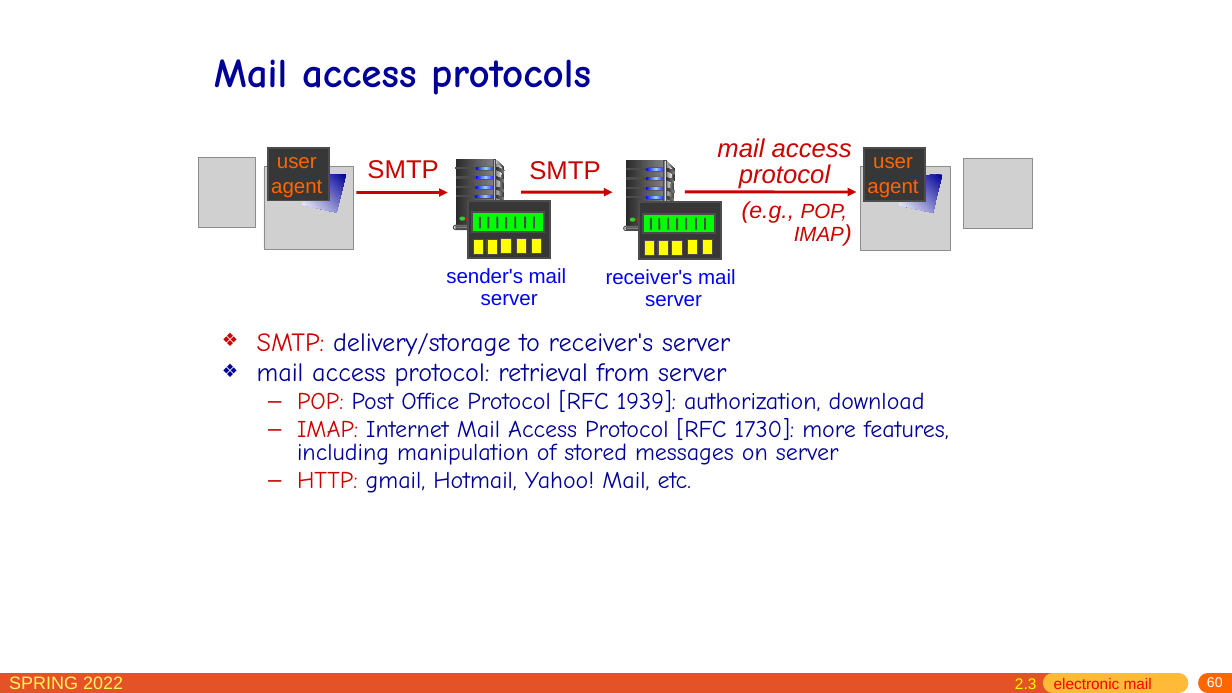
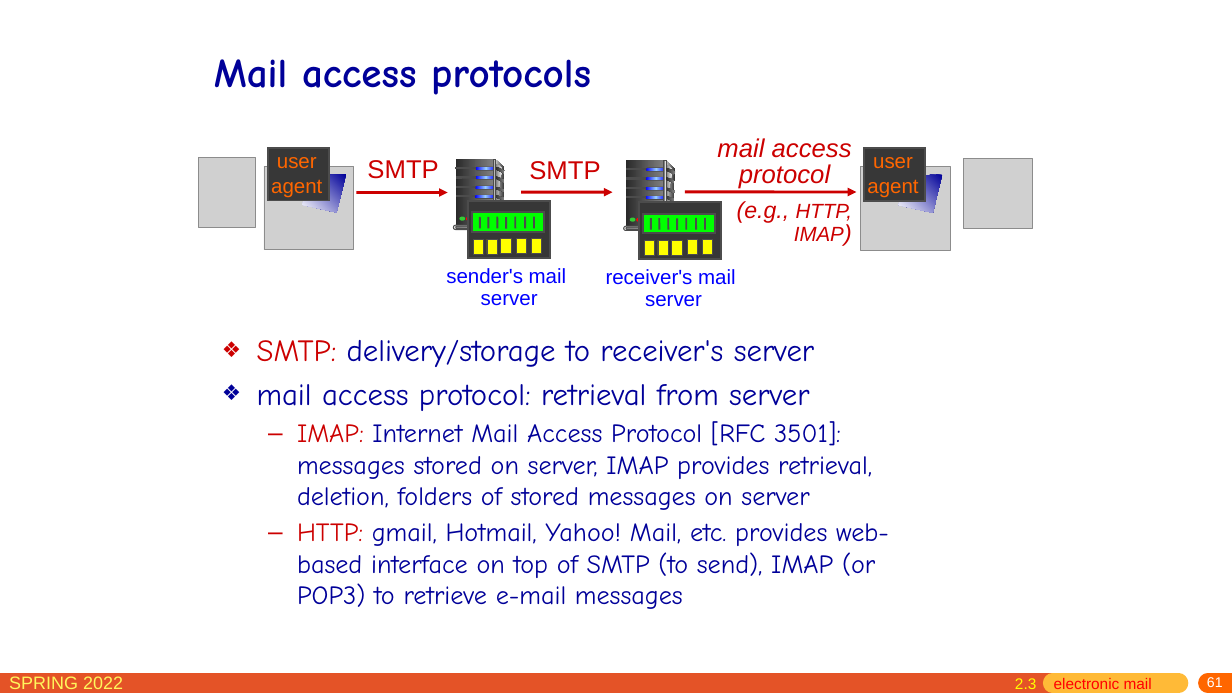
Before and after one commit to network-whu/slides, a slide deck: slide 61 of pptx/chapter2.pptx (slide 60 before the commit). Drawn at 1232x693 pixels with LibreOffice and Linux fonts; fonts in the diff are those of the drawing; grey boxes stand for pictures. Boxes give left, top, right and bottom in pixels: in the first picture for what was removed or moved away, otherwise in the second. Text is boxed around its words. In the diff, an @@ line names an element or a change of style, - is before the commit and + after.

```diff
--- a/pptx/chapter2.pptx
+++ b/pptx/chapter2.pptx
@@ text at (737,201,852,223): text changed @@
-(e.g., POP,
+(e.g., HTTP,
@@ text at (257,340,814,411): size 20.4 to 24.1 pt in "SMTP: delivery/storage to receiver's server", "mail access protocol: retrieval from server"; line spacing 0.8 to 1 @@
@@ text at (297,421,889,609): text changed; size 18.7 to 20.4 pt @@
-  – POP: Post Office Protocol [RFC 1939]: authorization, download
-  – IMAP: Internet Mail Access Protocol [RFC 1730]: more features, including manipulation of stored messages on server
-  – HTTP: gmail, Hotmail, Yahoo! Mail, etc.
+  – IMAP: Internet Mail Access Protocol [RFC 3501]: messages stored on server, IMAP provides retrieval, deletion, folders of stored messages on server
+  – HTTP: gmail, Hotmail, Yahoo! Mail, etc. provides web-based interface on top of SMTP (to send), IMAP (or POP3) to retrieve e-mail messages
@@ page number at (1207,677,1223,687): text changed @@
-60
+61
```
Also in this commit, not shown: 61 other slides changed, 1 slide added, 1 other file.
